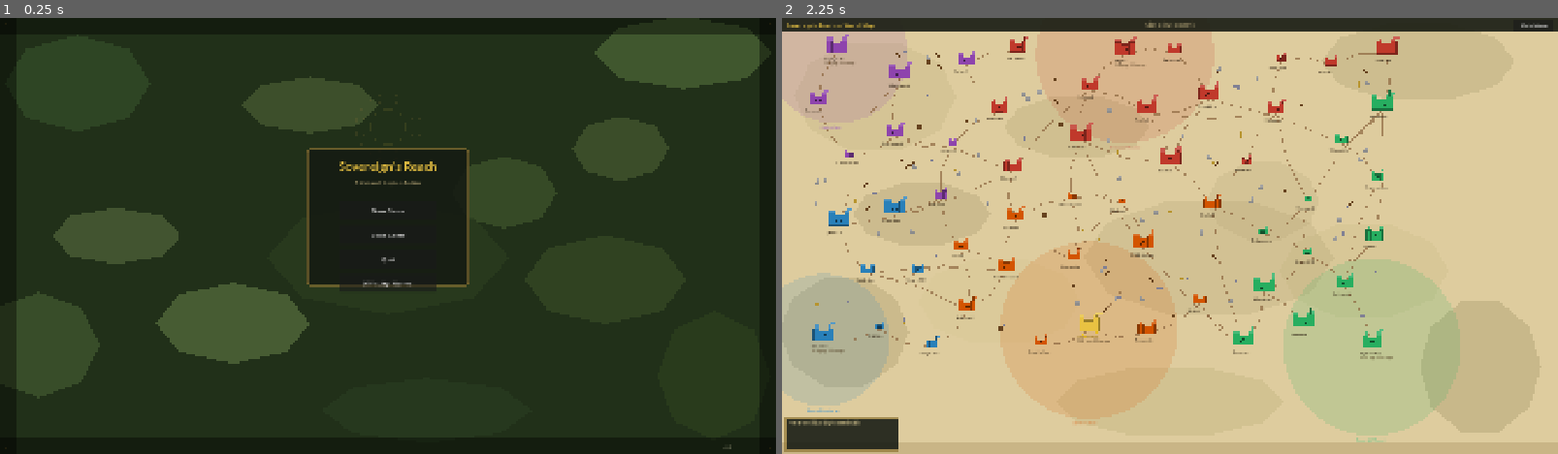
Above: before the commit, frames 1-2 (left to right).
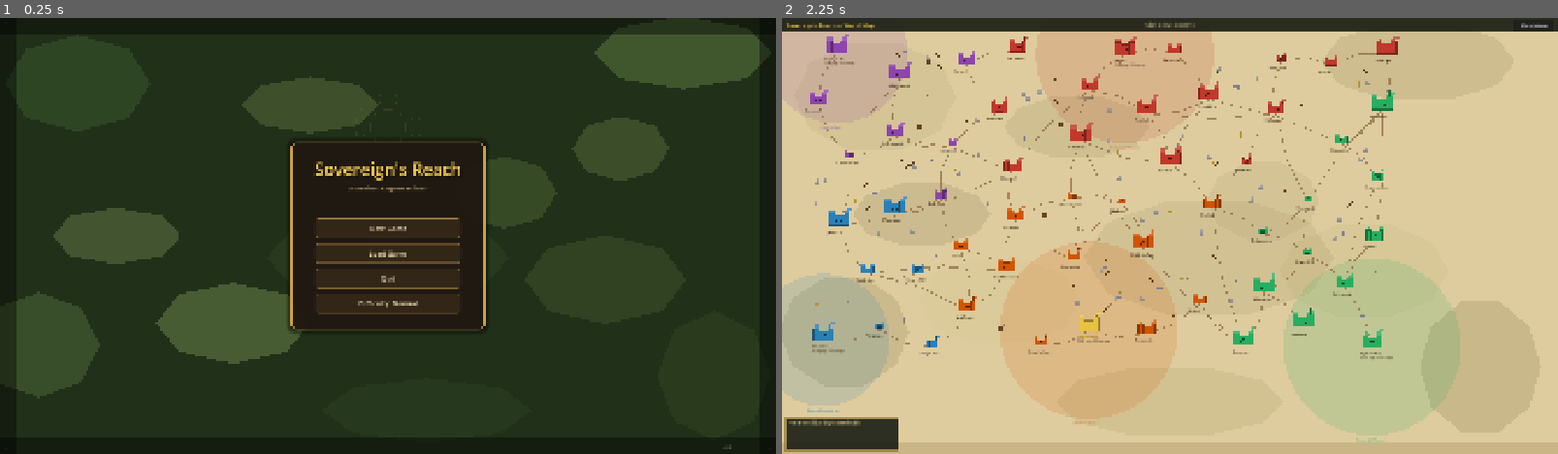
Above: after the commit, the same moments.

Repository: brotherphilip/sovereigns-reach
Game: Godot game, scene res://view/menu/MainMenuScene.tscn
The game is run twice, just before and just after one commit, with the same random seed, the same clock (stepped at 60 frames per second) and the same inputs.
Inputs:
- Up to frame 1 (0.25 s): no input
- Up to frame 2 (2.25 s): click "New Game" at 0.5 s; click "Main Menu" at 1.25 s; click "New Game" at 2 s

The runs differ from the first frame. In frame 1, 5.1% of the frame differs, in the area x 37-63%, y 28-73%; in frame 2, nothing differs.

Commit message:
Remaster v2: actually-visible UI overhaul (menu, HUD panels, terrain)
The iter-160 pass changed almost nothing visible — the menu file was never even
touched. This makes the changes obvious:

- Main menu: heavy gold-framed panel sized to fit (was clipping), 42pt gold
  drop-shadow title, and real styled buttons (warm fill + gold border + hover/
  pressed) instead of default grey Godot buttons.
- HUD: _make_panel restyled to warm parchment-dark, rounded corners, gold border
  and drop shadow — restyles every HUD panel at once. _add_button now has
  normal/hover/pressed gold-trim styleboxes and readable parchment text.
- Terrain: vivid, higher-contrast palette (lusher grass, deeper forest, vivid
  river/coast) so the map reads clearly differently.

Verified on isolated Xvfb: menu and city both render with the new look; full
suite green.

Co-Authored-By: Claude Opus 4.8 <noreply@anthropic.com>

Diff:
--- a/project.godot
+++ b/project.godot
@@ -33,7 +33,6 @@
 
 window/size/viewport_width=1920
 window/size/viewport_height=1080
-window/size/resizable=true
 window/stretch/mode="canvas_items"
 window/stretch/aspect="expand"
 
--- a/view/hud/HUDNode.gd
+++ b/view/hud/HUDNode.gd
@@ -194,9 +194,13 @@
 	p.position = rect.position
 	p.size     = rect.size
 	var style := StyleBoxFlat.new()
-	style.bg_color = Color(0.08, 0.10, 0.14, 0.90)
-	style.border_width_bottom = 1
-	style.border_color = Color(0.3, 0.35, 0.4, 0.8)
+	style.bg_color = Color(0.13, 0.10, 0.07, 0.94)        # warm parchment-dark
+	style.set_corner_radius_all(7)
+	style.set_border_width_all(2)
+	style.border_color = Color(0.74, 0.57, 0.26, 0.95)    # gold trim
+	style.shadow_color = Color(0.0, 0.0, 0.0, 0.45)
+	style.shadow_size = 7
+	style.set_content_margin_all(6)
 	p.add_theme_stylebox_override("panel", style)
 	add_child(p)
 	return p
@@ -218,14 +222,25 @@
 	btn.text = text
 	btn.position = pos
 	btn.size = sz
-	btn.add_theme_font_size_override("font_size", 11)
+	btn.add_theme_font_size_override("font_size", 12)
+	btn.add_theme_color_override("font_color", Color(0.93, 0.88, 0.74))
+	btn.add_theme_color_override("font_hover_color", Color(1.0, 0.95, 0.7))
 	if tooltip != "":
 		btn.tooltip_text = tooltip
-	var hover_sty := StyleBoxFlat.new()
-	hover_sty.bg_color = Color(0.30, 0.38, 0.55, 0.82)
-	hover_sty.set_border_width_all(1)
-	hover_sty.border_color = Color(0.55, 0.65, 0.90, 0.9)
+	var normal_sty := StyleBoxFlat.new()
+	normal_sty.bg_color = Color(0.18, 0.14, 0.09, 0.95)
+	normal_sty.set_corner_radius_all(5)
+	normal_sty.set_border_width_all(1)
+	normal_sty.border_color = Color(0.55, 0.43, 0.20, 0.9)
+	normal_sty.set_content_margin_all(4)
+	btn.add_theme_stylebox_override("normal", normal_sty)
+	var hover_sty := normal_sty.duplicate()
+	hover_sty.bg_color = Color(0.33, 0.25, 0.12, 0.98)
+	hover_sty.border_color = Color(0.86, 0.68, 0.30, 1.0)
 	btn.add_theme_stylebox_override("hover", hover_sty)
+	var pressed_sty := normal_sty.duplicate()
+	pressed_sty.bg_color = Color(0.12, 0.09, 0.05, 1.0)
+	btn.add_theme_stylebox_override("pressed", pressed_sty)
 	btn.pressed.connect(callback)
 	parent.add_child(btn)
 	return btn
--- a/view/menu/MainMenuScene.gd
+++ b/view/menu/MainMenuScene.gd
@@ -32,48 +32,7 @@
 	if vp == Vector2.ZERO:
 		vp = Vector2(1280, 720)
 
-	# Semi-transparent center panel
-	var panel := Panel.new()
-	panel.position = Vector2(vp.x * 0.5 - 200, vp.y * 0.3)
-	panel.size     = Vector2(400, 340)
-	var style := StyleBoxFlat.new()
-	style.bg_color    = Color(0.08, 0.10, 0.07, 0.86)
-	style.set_border_width_all(2)
-	style.border_color = Color(0.55, 0.45, 0.20, 0.9)
-	style.corner_radius_top_left    = 6
-	style.corner_radius_top_right   = 6
-	style.corner_radius_bottom_left = 6
-	style.corner_radius_bottom_right = 6
-	panel.add_theme_stylebox_override("panel", style)
-	canvas.add_child(panel)
-
-	# Title
-	var title := Label.new()
-	title.text = "Sovereign's Reach"
-	title.position = Vector2(0, 24)
-	title.size = Vector2(400, 60)
-	title.horizontal_alignment = HORIZONTAL_ALIGNMENT_CENTER
-	title.add_theme_font_size_override("font_size", 28)
-	title.add_theme_color_override("font_color", Color(0.91, 0.76, 0.26))
-	panel.add_child(title)
-
-	var subtitle := Label.new()
-	subtitle.text = "A Medieval Kingdom Builder"
-	subtitle.position = Vector2(0, 76)
-	subtitle.size = Vector2(400, 24)
-	subtitle.horizontal_alignment = HORIZONTAL_ALIGNMENT_CENTER
-	subtitle.add_theme_font_size_override("font_size", 12)
-	subtitle.add_theme_color_override("font_color", Color(0.70, 0.64, 0.46))
-	panel.add_child(subtitle)
-
-	# Divider
-	var div := ColorRect.new()
-	div.color    = Color(0.55, 0.45, 0.20, 0.5)
-	div.position = Vector2(30, 110)
-	div.size     = Vector2(340, 1)
-	panel.add_child(div)
-
-	# Buttons
+	# Buttons list (decides panel height so nothing clips).
 	var has_save: bool = SaveManager.save_exists(SaveManager.DEFAULT_SAVE_PATH)
 	var buttons: Array = []
 	if has_save:
@@ -83,16 +42,71 @@
 		["Load Game", _on_load_game],
 		["Quit",      _on_quit],
 	])
-	var btn_y: float = 130.0
+	var n_rows: int = buttons.size() + 1  # +1 for difficulty
+	const PW: float = 480.0
+	const ROW_H: float = 62.0
+	const BTN_TOP: float = 188.0
+	var ph: float = BTN_TOP + n_rows * ROW_H + 28.0
+
+	# Center panel — warm parchment-dark with a heavy gold frame and shadow.
+	var panel := Panel.new()
+	panel.position = Vector2(vp.x * 0.5 - PW * 0.5, vp.y * 0.5 - ph * 0.5)
+	panel.size     = Vector2(PW, ph)
+	var style := StyleBoxFlat.new()
+	style.bg_color     = Color(0.13, 0.10, 0.07, 0.96)
+	style.set_border_width_all(3)
+	style.border_color = Color(0.80, 0.62, 0.28, 1.0)
+	style.set_corner_radius_all(12)
+	style.shadow_color = Color(0.0, 0.0, 0.0, 0.6)
+	style.shadow_size  = 14
+	panel.add_theme_stylebox_override("panel", style)
+	canvas.add_child(panel)
+
+	# Title (with a drop shadow for weight)
+	var title_shadow := Label.new()
+	title_shadow.text = "Sovereign's Reach"
+	title_shadow.position = Vector2(3, 41)
+	title_shadow.size = Vector2(PW, 60)
+	title_shadow.horizontal_alignment = HORIZONTAL_ALIGNMENT_CENTER
+	title_shadow.add_theme_font_size_override("font_size", 42)
+	title_shadow.add_theme_color_override("font_color", Color(0.0, 0.0, 0.0, 0.55))
+	panel.add_child(title_shadow)
+	var title := Label.new()
+	title.text = "Sovereign's Reach"
+	title.position = Vector2(0, 38)
+	title.size = Vector2(PW, 60)
+	title.horizontal_alignment = HORIZONTAL_ALIGNMENT_CENTER
+	title.add_theme_font_size_override("font_size", 42)
+	title.add_theme_color_override("font_color", Color(0.96, 0.80, 0.32))
+	panel.add_child(title)
+
+	var subtitle := Label.new()
+	subtitle.text = "A Medieval Kingdom Builder"
+	subtitle.position = Vector2(0, 104)
+	subtitle.size = Vector2(PW, 24)
+	subtitle.horizontal_alignment = HORIZONTAL_ALIGNMENT_CENTER
+	subtitle.add_theme_font_size_override("font_size", 14)
+	subtitle.add_theme_color_override("font_color", Color(0.74, 0.66, 0.48))
+	panel.add_child(subtitle)
+
+	# Gold divider
+	var div := ColorRect.new()
+	div.color    = Color(0.72, 0.56, 0.26, 0.7)
+	div.position = Vector2(40, 150)
+	div.size     = Vector2(PW - 80, 2)
+	panel.add_child(div)
+
+	var bx: float = (PW - 360.0) * 0.5
+	var btn_y: float = BTN_TOP
 	for b in buttons:
-		var btn := _make_menu_button(b[0], Vector2(80, btn_y), Vector2(240, 46), b[1])
+		var btn := _make_menu_button(b[0], Vector2(bx, btn_y), Vector2(360, 50), b[1])
 		panel.add_child(btn)
-		btn_y += 60.0
+		btn_y += ROW_H
 
 	# Difficulty selector — cycles PEACEFUL -> NORMAL -> HARD -> SIEGE_LORD
-	_diff_btn = _make_menu_button("Difficulty: " + DifficultySystem.level_name(DifficultySystem.current), Vector2(80, btn_y), Vector2(240, 46), _on_cycle_difficulty)
+	_diff_btn = _make_menu_button("Difficulty: " + DifficultySystem.level_name(DifficultySystem.current), Vector2(bx, btn_y), Vector2(360, 50), _on_cycle_difficulty)
 	panel.add_child(_diff_btn)
-	btn_y += 60.0
+	btn_y += ROW_H
 
 	# Version
 	var ver := Label.new()
@@ -109,7 +123,23 @@
 	btn.text     = text
 	btn.position = pos
 	btn.size     = sz
-	btn.add_theme_font_size_override("font_size", 15)
+	btn.add_theme_font_size_override("font_size", 17)
+	btn.add_theme_color_override("font_color", Color(0.94, 0.88, 0.72))
+	btn.add_theme_color_override("font_hover_color", Color(1.0, 0.96, 0.74))
+	btn.add_theme_color_override("font_pressed_color", Color(0.85, 0.70, 0.40))
+	var normal := StyleBoxFlat.new()
+	normal.bg_color = Color(0.20, 0.15, 0.09, 0.96)
+	normal.set_corner_radius_all(7)
+	normal.set_border_width_all(2)
+	normal.border_color = Color(0.58, 0.45, 0.22, 0.95)
+	btn.add_theme_stylebox_override("normal", normal)
+	var hover := normal.duplicate()
+	hover.bg_color = Color(0.36, 0.27, 0.13, 1.0)
+	hover.border_color = Color(0.90, 0.72, 0.34, 1.0)
+	btn.add_theme_stylebox_override("hover", hover)
+	var pressed := normal.duplicate()
+	pressed.bg_color = Color(0.14, 0.10, 0.06, 1.0)
+	btn.add_theme_stylebox_override("pressed", pressed)
 	btn.pressed.connect(callback)
 	return btn
 
--- a/view/micro/IsometricGrid.gd
+++ b/view/micro/IsometricGrid.gd
@@ -13,19 +13,19 @@
 
 const HoverOverlay = preload("res://view/micro/GridHoverOverlay.gd")
 
-# Terrain palette (WorldGrid.Terrain enum 0–10) — cohesive, slightly richer tones.
+# Terrain palette (WorldGrid.Terrain enum 0–10) — vivid, high-contrast tones.
 const TERRAIN_COLORS: Array = [
-	Color(0.46, 0.69, 0.42),  # 0 GRASS
-	Color(0.20, 0.44, 0.23),  # 1 FOREST
-	Color(0.53, 0.53, 0.57),  # 2 MOUNTAIN
-	Color(0.26, 0.53, 0.86),  # 3 RIVER
-	Color(0.47, 0.53, 0.31),  # 4 MARSH
-	Color(0.40, 0.40, 0.43),  # 5 ROCK
-	Color(0.60, 0.41, 0.29),  # 6 ORE_VEIN
-	Color(0.62, 0.79, 0.49),  # 7 VALLEY
-	Color(0.45, 0.74, 0.82),  # 8 COASTAL
-	Color(0.80, 0.69, 0.49),  # 9 ROAD
-	Color(0.39, 0.32, 0.27),  # 10 RUIN
+	Color(0.38, 0.71, 0.34),  # 0 GRASS — lush meadow green
+	Color(0.12, 0.40, 0.17),  # 1 FOREST — deep green
+	Color(0.56, 0.57, 0.64),  # 2 MOUNTAIN — cool slate
+	Color(0.16, 0.50, 0.93),  # 3 RIVER — vivid blue
+	Color(0.44, 0.52, 0.24),  # 4 MARSH — olive
+	Color(0.43, 0.43, 0.48),  # 5 ROCK — grey
+	Color(0.66, 0.43, 0.26),  # 6 ORE_VEIN — rust
+	Color(0.58, 0.82, 0.40),  # 7 VALLEY — bright lush
+	Color(0.33, 0.73, 0.88),  # 8 COASTAL — shallow water
+	Color(0.84, 0.71, 0.47),  # 9 ROAD — sand path
+	Color(0.41, 0.33, 0.28),  # 10 RUIN — char brown
 ]
 
 var _camera: Camera2D = null   # kept for API compatibility (culling no longer needed)
Not shown, added: view/micro/GridHoverOverlay.gd.uid
